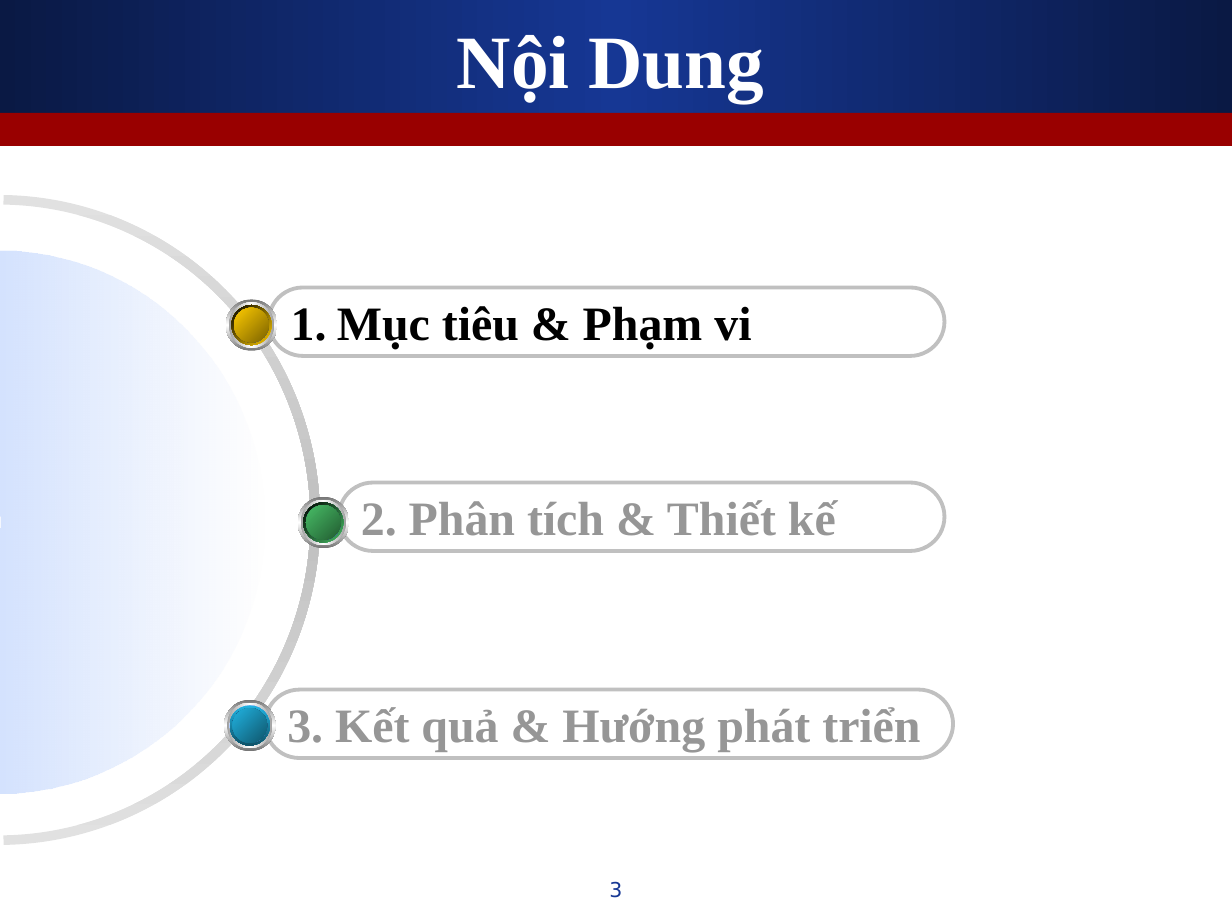
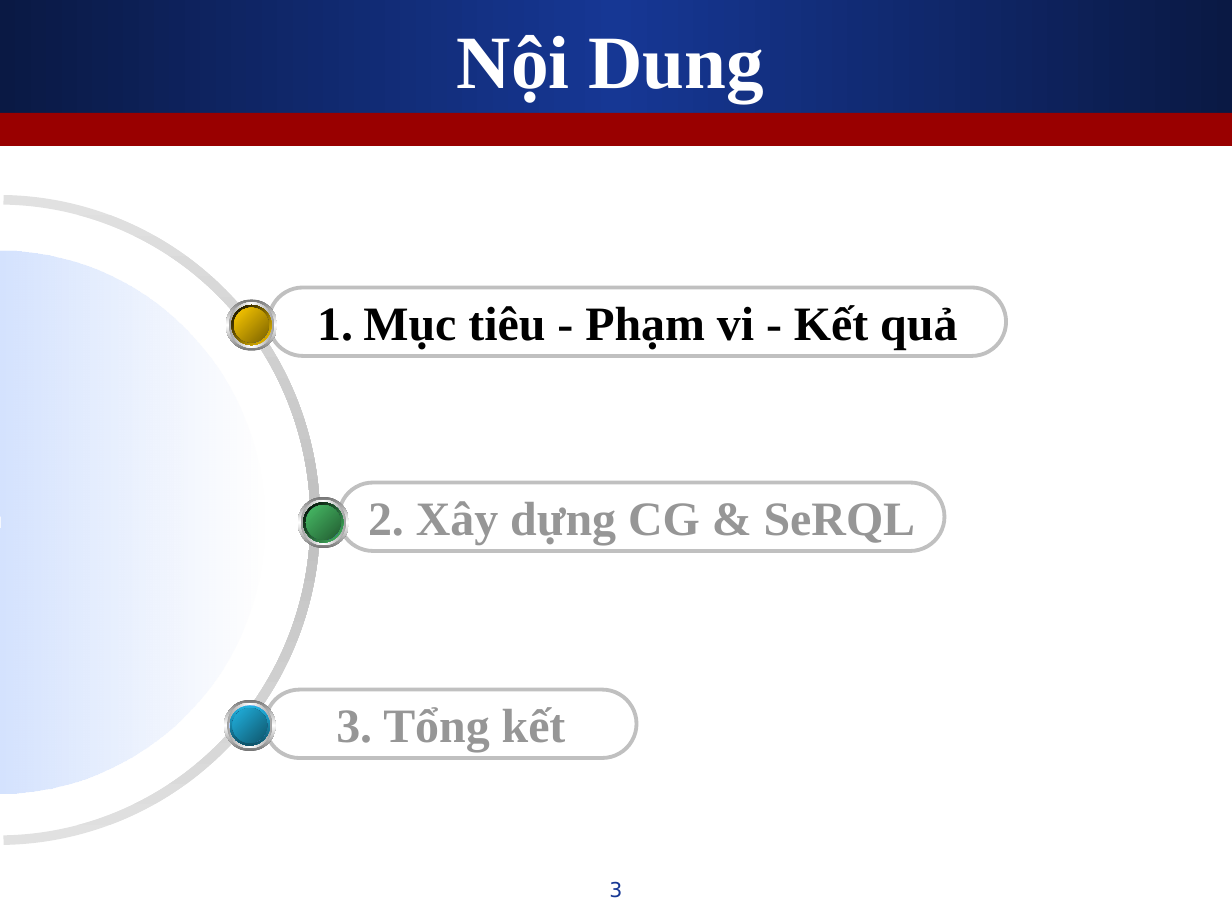
Before and after one commit to leaderwing/kt-kimres, a slide deck: slide 3 of note/[K][Thesis] Presentation.ppt. Drawn at 1232x924 pixels with LibreOffice and Linux fonts; fonts in the diff are those of the drawing. Boxes give left, top, right and bottom in pixels: in the first picture for what was removed or moved away, otherwise in the second. Text is boxed around its words. In the diff, an @@ line names an element or a change of style, - is before the commit and + after.

```diff
--- a/note/[K][Thesis] Presentation.ppt
+++ b/note/[K][Thesis] Presentation.ppt
@@ rounded rectangle "Mục tiêu - Phạm vi ...": place and size @@
-rounded rectangle "Mục tiêu - Phạm vi ..." at [269, 287, 945, 356]
+rounded rectangle "Mục tiêu - Phạm vi ..." at [269, 287, 1007, 356]
@@ text in rounded rectangle at [363, 305, 957, 350]: text changed @@
-1. Mục tiêu & Phạm vi
+1. Mục tiêu - Phạm vi - Kết quả
@@ text in rounded rectangle at [368, 501, 916, 545]: text changed @@
-2. Phân tích & Thiết kế
+2. Xây dựng CG & SeRQL
@@ rounded rectangle "3. Tổng kết": place and size @@
-rounded rectangle "3. Tổng kết" at [265, 690, 952, 759]
+rounded rectangle "3. Tổng kết" at [265, 690, 636, 759]
@@ text in rounded rectangle at [336, 707, 566, 752]: text changed @@
-3. Kết quả & Hướng phát triển
+3. Tổng kết
```
Also in this commit, not shown: 13 other slides changed, 2 slides added, 2 slides removed.
